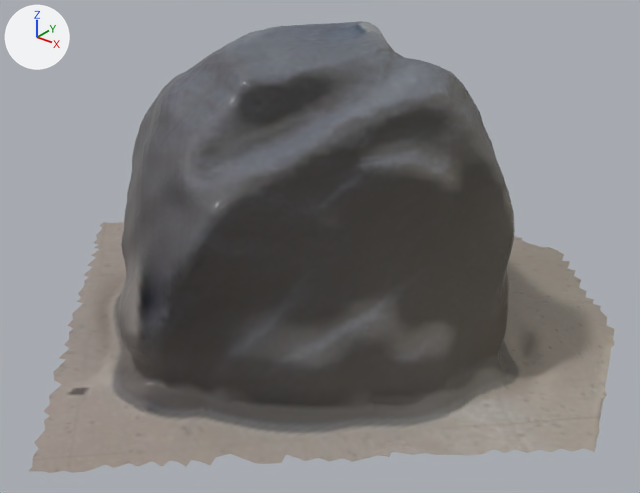
One commit to the COLLADA model models/rock_blue/meshes/blue_rock.dae: the scene before it, then after it.
The view is the same before and after, from a 50 mm camera at (1.77, -2.83, 2.26) aimed at (-0.49, -0.01, 0.51). Arrows for +X, +Y and +Z are at upper left; the lights stay in place.

Names of what the first picture shows: 'textured_003'.
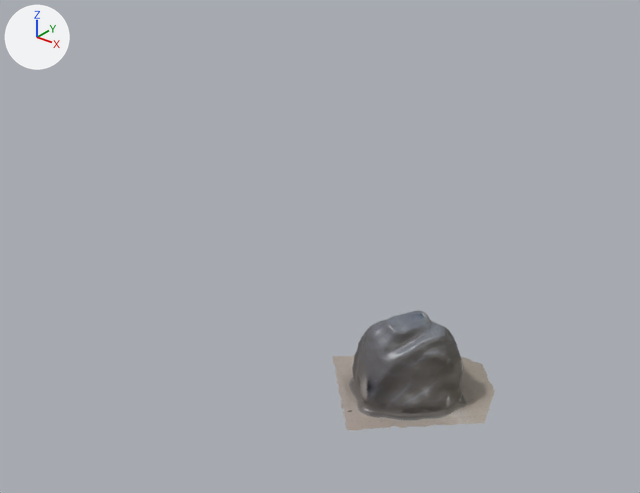
What differs and where, as boxes (x1, y1, x2, y2) in the pictures (640 x 493 px):
'textured_003', moved, turned, rescaled
    before: (29, 21, 615, 473)
    after: (332, 311, 495, 431)

The change in detail:
me_textured_003 has 5902 vertices, 11569 faces and spans x -0.3..2.52, y -1.45..0.42, z 6.91..9.41.
me_textured_003 is used by ob_textured_003; location (0.001, -7.525, 3.394); rotation (-2.036, -0.162, 0.306), in degrees (-117, -9.3, 18).
me_textured_003 part 1: edges marked sharp go from 0 to 8076.
Object 'textured_003' (ob_textured_003) moves from (0.001, -7.525, 3.394) to (0.185, -2.048, 0.9).
Object 'textured_003' (ob_textured_003) turns from (-117, -9.3, 18) to (-118, -11, 18) degrees about x, y and z.
Object 'textured_003' (ob_textured_003) is rescaled from (1.0, 1.0, 1.0) to (0.264, 0.264, 0.264).
